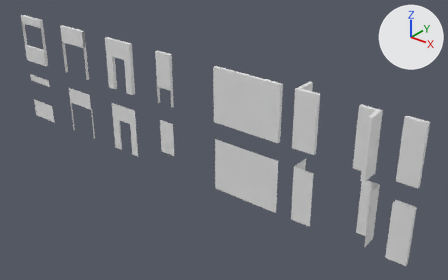
One commit to the Blender file vongott/Assets/Mesh/Walls/wall_basic.blend: the scene before it, then after it.
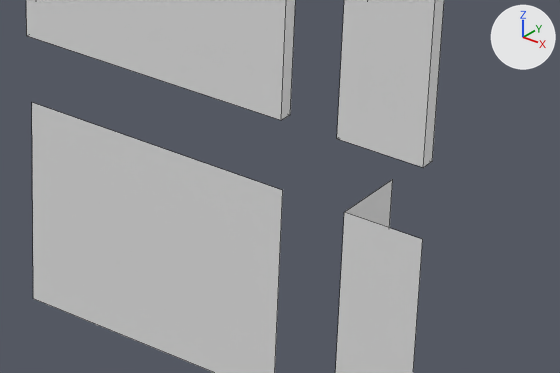
The first picture shows the older version from a camera (50 mm lens) standing at (18.7, -22.8, 17.2) and looking at (-0.3, 1.1, 2.4). The close-ups show both versions on the part from 46% to 78% of the width and 40% to 74% of the height of that picture; other places that the commit changed are outside them. Lighting does not change. The marker at upper right points along +X, +Y and +Z. The close-ups show mesh edges as thin lines. Materials are left out; every surface is plain grey.

In view in the first close-up: 'wall_basic_center', 'wall_basic_corner_90', 'wall_collider_center', 'wall_collider_corner_90'.
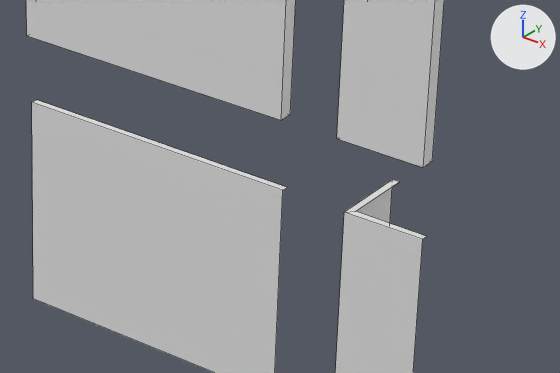
Where the change shows, as pixel boxes (x1, y1, x2, y2) in the close-ups (560 x 373 px):
```json
{"object": "wall_basic_center", "change": "reshaped", "before": [32, 103, 283, 373], "after": [32, 100, 287, 373]}
{"object": "wall_basic_corner_90", "change": "reshaped", "before": [335, 179, 423, 373], "after": [335, 179, 427, 373]}
{"part": 1, "of": "me_plane_005", "change": "added", "after": [345, 179, 427, 239]}
{"part": 2, "of": "me_plane", "change": "added", "after": [32, 100, 287, 190]}
```

Scene script edits in JSON lines:
```json
{"block": "me_plane_005", "where": "me_plane_005.from_pydata(...)  # 6 vertices, 2 faces; spans x -0.1..1.0, y 0.0..3.0, z -1.0..0.1"}
{"block": "me_plane_005", "where": "# used by ob_wall_basic_corner_90; location = (5.0, 0.0, 0.0); rotation_euler = (1.571, 0.0, 0.0), in degrees (90, 0, 0)"}
{"block": "me_plane_005", "where": "# verts and faces of me_plane_005; kept vertices keep their numbers, new ones are numbered from 6"}
{"block": "me_plane_005", "where": "# before: 1 (1.0, 3.0, 0.1) at pixel (422, 239), 3 (-0.1, 3.0, 0.1) at pixel (344, 212), 5 (-0.1, 3.0, -1.0) at pixel (392, 179)"}
{"block": "me_plane_005", "change": "me_plane_005 part 1"}
{"op": "add", "block": "me_plane_005", "code": "verts[6] = (1.0, 3.0, 0.0)  # pixel (426, 236)"}
{"op": "add", "block": "me_plane_005", "code": "verts[7] = (0.0, 3.0, 0.0)  # pixel (355, 211)"}
{"op": "add", "block": "me_plane_005", "code": "verts[8] = (0.0, 3.0, -1.0)  # pixel (399, 181)"}
{"op": "add", "block": "me_plane_005", "code": "faces += [(3, 7, 8, 5), (1, 6, 7, 3)]"}
{"block": "me_plane", "where": "me_plane.from_pydata(...)  # 4 vertices, 1 face; spans x 0.0..4.0, y 0.0..3.0, z 0.1"}
{"block": "me_plane", "where": "# used by ob_wall_basic_center; location = (0.0, 0.0, 0.0); rotation_euler = (1.571, 0.0, 0.0), in degrees (90, 0, 0)"}
{"block": "me_plane", "where": "# verts and faces of me_plane; kept vertices keep their numbers, new ones are numbered from 4"}
{"block": "me_plane", "where": "# before: 1 (4.0, 3.0, 0.1) at pixel (282, 190), 3 (0.0, 3.0, 0.1) at pixel (31, 102)"}
{"block": "me_plane", "change": "me_plane part 2"}
{"op": "add", "block": "me_plane", "code": "verts[4] = (4.0, 3.0, 0.0)  # pixel (287, 187)"}
{"op": "add", "block": "me_plane", "code": "verts[5] = (0.0, 3.0, 0.0)  # pixel (36, 99)"}
{"op": "add", "block": "me_plane", "code": "faces += [(1, 4, 5, 3)]"}
```
